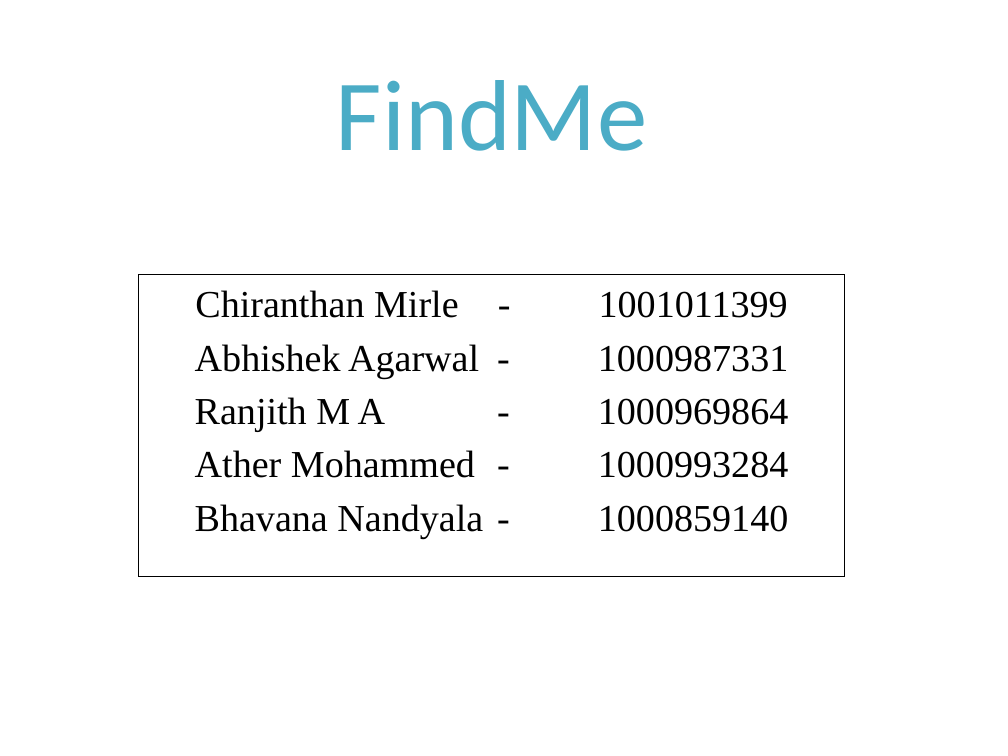
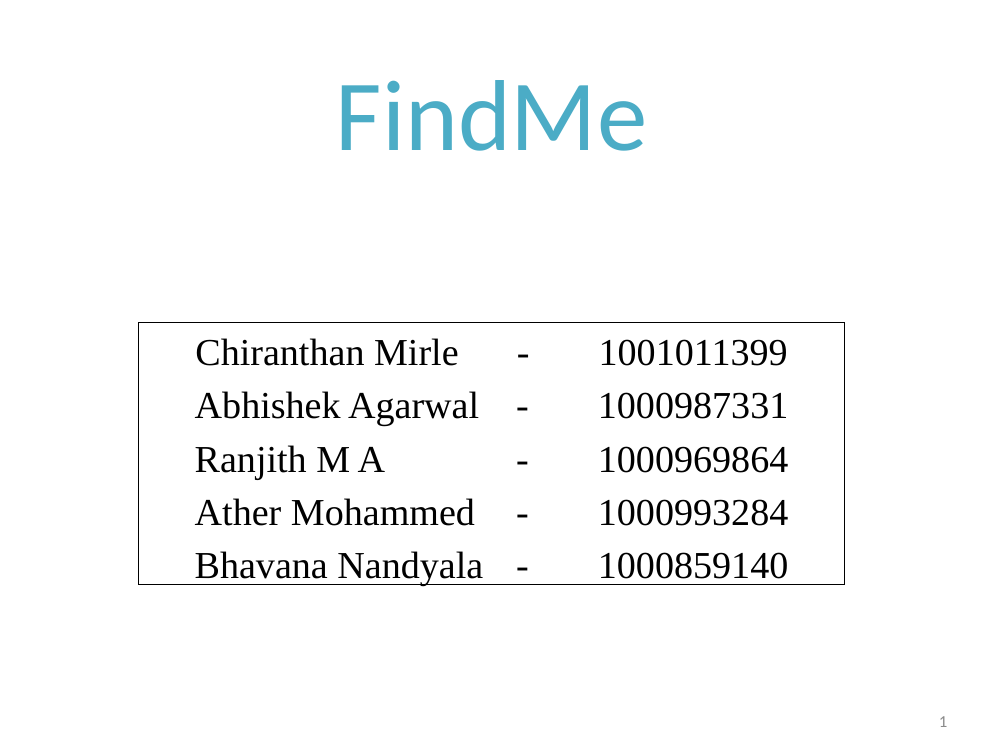
Before and after one commit to chiranthan/AugmentMe, a slide deck: slide 1 of Project FindMe - The whole Idea.pptx. Drawn at 1008x756 pixels with LibreOffice and Linux fonts; fonts in the diff are those of the drawing. Boxes give left, top, right and bottom in pixels: in the first picture for what was removed or moved away, otherwise in the second. Text is boxed around its words. In the diff, an @@ line names an element or a change of style, - is before the commit and + after.

```diff
--- a/Project FindMe - The whole Idea.pptx
+++ b/Project FindMe - The whole Idea.pptx
@@ subtitle "Chiranthan Mirle - 1001011399": place and size @@
-subtitle "Chiranthan Mirle - 1001011399" at [139,275,845,577]
+subtitle "Chiranthan Mirle - 1001011399" at [139,323,845,585]
@@ text added at [939,716,947,727], 12 pt, text #8C8C8C @@
+1
```
Also in this commit, not shown: 19 other slides changed, 10 slides added, 1 slide removed, 1 other file.
